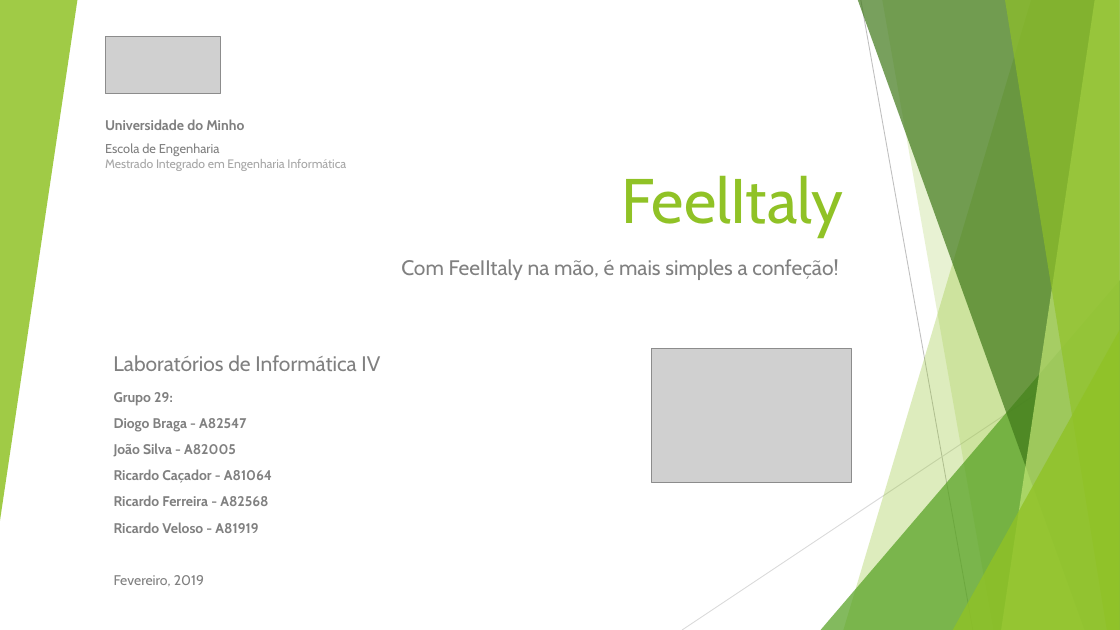
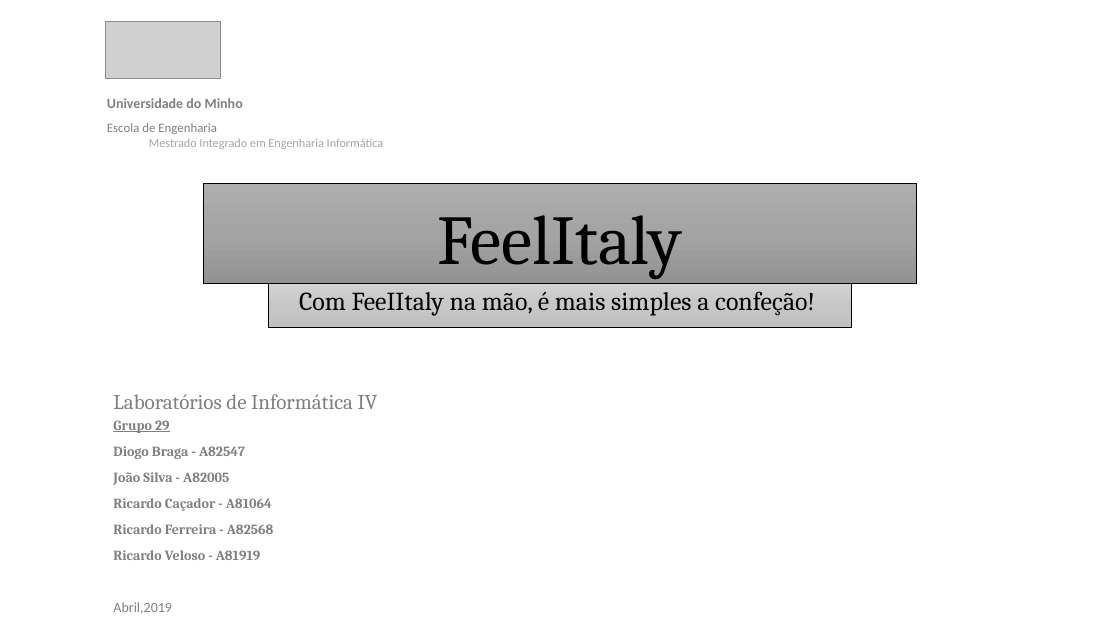
Before and after one commit to diogofbraga/MyChef, a slide deck: slide 1 of Especificacao/FeelItaly.pptx. Drawn at 1120x630 pixels with LibreOffice and Linux fonts; fonts in the diff are those of the drawing; grey boxes stand for pictures; background and template pictures are left out. Boxes give left, top, right and bottom in pixels: in the first picture for what was removed or moved away, otherwise in the second. Text is boxed around its words. In the diff, an @@ line names an element or a change of style, - is before the commit and + after.

```diff
--- a/Especificacao/FeelItaly.pptx
+++ b/Especificacao/FeelItaly.pptx
@@ group removed at bbox=[0, 0, 1120, 630]: 5 freeform shapes, 3 triangles, 2 lines @@
@@ picture: place and size @@
-picture at bbox=[105, 36, 220, 94]
+picture at bbox=[105, 21, 220, 79]
@@ text "Universidade do Minho": place and size @@
-text "Universidade do Minho" at bbox=[105, 119, 346, 171]
+text "Universidade do Minho" at bbox=[107, 98, 384, 149]
@@ text "Universidade do Minho" at bbox=[107, 98, 384, 149]: font Cabin to Calibri @@
@@ title "FeelItaly": place and size @@
-title "FeelItaly" at bbox=[622, 175, 844, 237]
+title "FeelItaly" at bbox=[203, 183, 917, 284]
@@ title "FeelItaly" at bbox=[203, 183, 917, 284]: size 54 to 60 pt, font Cabin to Cambria, text colour #90C226 to #000000; alignment right to centre; line spacing 1 to 0.9; fill none to gradient #AFAFAF to #A5A5A5 to #939393; outline none to #000000 0.5 pt @@
@@ subtitle "Com FeeIItaly na mão, é ...": place and size @@
-subtitle "Com FeeIItaly na mão, é ..." at bbox=[401, 259, 838, 280]
+subtitle "Com FeeIItaly na mão, é ..." at bbox=[269, 284, 852, 328]
@@ subtitle "Com FeeIItaly na mão, é ..." at bbox=[269, 284, 852, 328]: size 18 to 22.2 pt, font Cabin to Cambria, text colour #808080 to #000000; alignment right to centre; line spacing 1 to 0.9; fill none to gradient #D2D2D2 to #C8C8C8 to #C0C0C0; outline none to #000000 0.5 pt @@
@@ picture removed at bbox=[652, 349, 852, 482] @@
@@ text "Laboratórios de Informática IV": place and size @@
-text "Laboratórios de Informática IV" at bbox=[113, 355, 380, 371]
+text "Laboratórios de Informática IV" at bbox=[113, 394, 378, 409]
@@ text "Laboratórios de Informática IV" at bbox=[113, 394, 378, 409]: font Cabin to Cambria @@
@@ text "Grupo 29": place and size @@
-text "Grupo 29" at bbox=[114, 392, 272, 586]
+text "Grupo 29" at bbox=[113, 420, 274, 614]
@@ text at bbox=[113, 420, 170, 433]: text changed; font Cabin to Cambria @@
-Grupo 29:
+Grupo 29
@@ text at bbox=[113, 446, 274, 560]: font Cabin to Cambria in "Diogo Braga - A82547", "João Silva - A82005", "Ricardo Caçador - A81064", "Ricardo Ferreira - A82568" and 1 more places @@
@@ text at bbox=[113, 602, 172, 614]: text changed; font Cabin to Calibri @@
-Fevereiro, 2019
+Abril,2019
```
Also in this commit, not shown: 8 other slides changed, 7 slides added.
